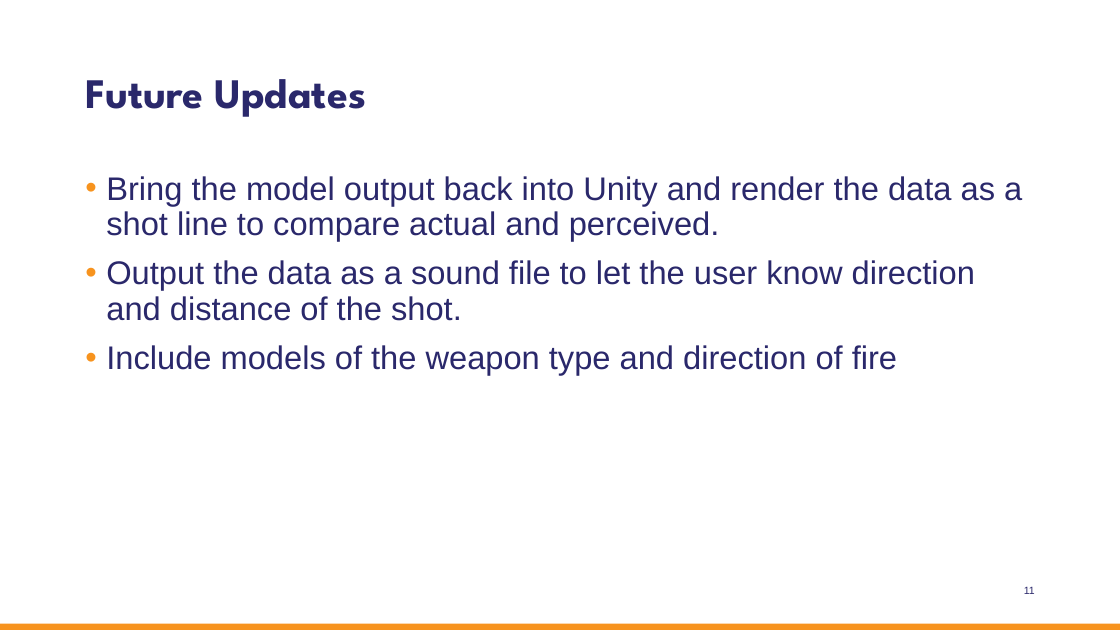
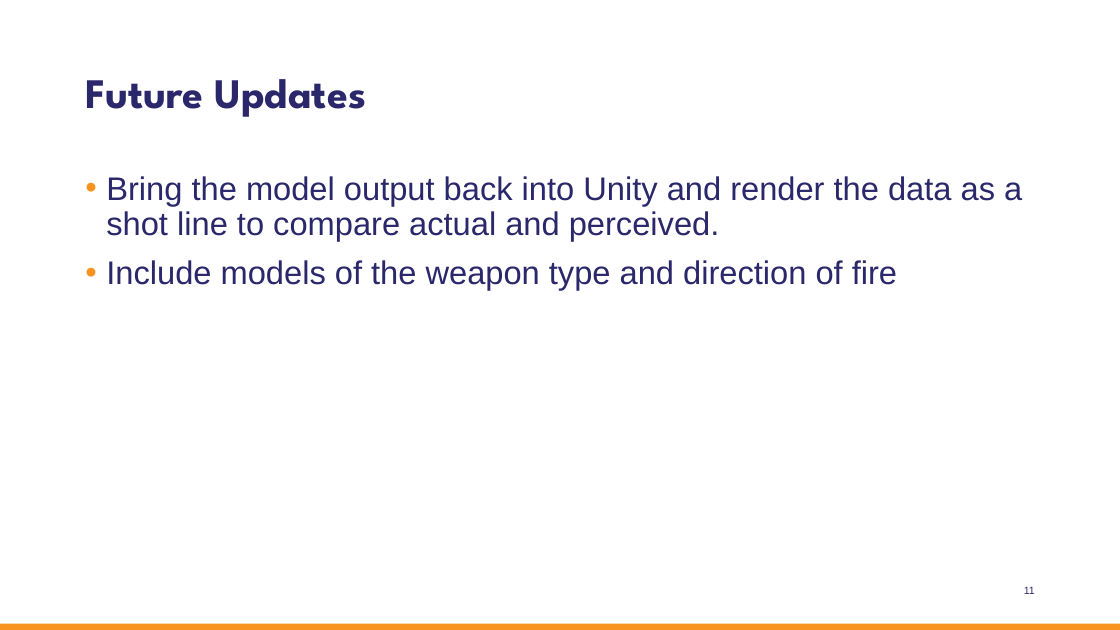
Before and after one commit to OctoConsulting/AudioHack2021, a slide deck: slide 11 of Hackathon_PPT_2021 Seeing Ear Bats.pptx. Drawn at 1120x630 pixels with LibreOffice and Linux fonts; fonts in the diff are those of the drawing; background and template pictures are left out. Boxes give left, top, right and bottom in pixels: in the first picture for what was removed or moved away, otherwise in the second. Text is boxed around its words. In the diff, an @@ line names an element or a change of style, - is before the commit and + after.

```diff
--- a/Hackathon_PPT_2021 Seeing Ear Bats.pptx
+++ b/Hackathon_PPT_2021 Seeing Ear Bats.pptx
@@ text at bbox=[106, 260, 975, 321]: paragraph removed @@
-• Output the data as a sound file to let the user know direction and distance of the shot.
```
Also in this commit, not shown: 1 slide added, 1 slide removed, 5 other files.
